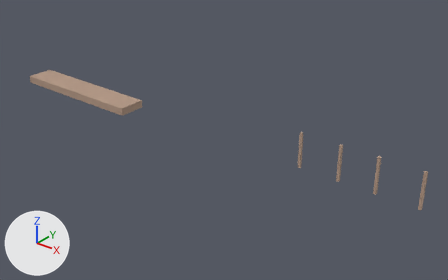
Renders of the OBJ model Assets/KongZuo/Art/KZ_OperaHouse_P0_V03/Models/05_Backstage__TIMBER_LIGHT.obj from each side of a commit.
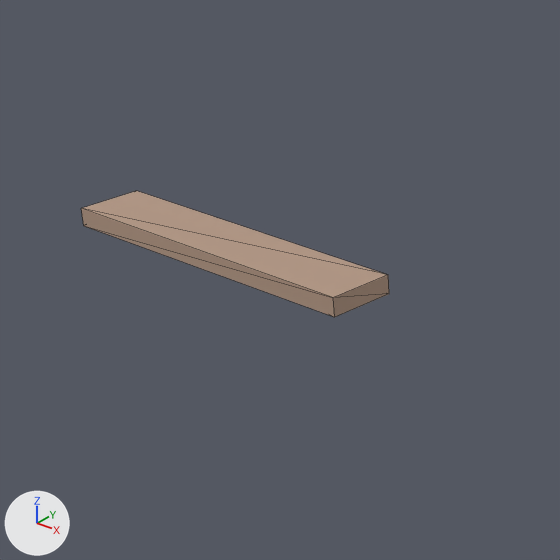
Each version appears first whole from a 50 mm camera at (8.31, -21.44, 6.17) aimed at (0.59, -11.79, 0.19), and next in a close-up on the part from 0% to 46% of the width and 0% to 73% of the height. The lights are fixed; the arrows at lower left show +X, +Y and +Z. The first two pictures are the older version. The close-ups show mesh edges as thin lines. Where no turn or scale is listed for an object, it has been applied to the vertices.

Before the edit, the objects in view are built like this:
```python
me_05_backstage__timber_light = bpy.data.meshes.new('05_Backstage__TIMBER_LIGHT')
me_05_backstage__timber_light.from_pydata(...)  # a box spanning x -5.36..-1.84, y -12.55..-11.9, z 0.37..0.55; a box spanning x 2.42..2.48, y -11.65..-11.6, z 0.07..0.86; a box spanning x 3.32..3.38, y -11.65..-11.6, z 0.07..0.86; a box spanning x 4.12..4.18, y -11.65..-11.6, z 0.07..0.86; a box spanning x 5.02..5.08, y -11.65..-11.6, z 0.07..0.86
me_05_backstage__timber_light.materials.append(mat_timber_light)  # beige #b39784
ob_05_backstage__timber_light = bpy.data.objects.new('05_Backstage__TIMBER_LIGHT', me_05_backstage__timber_light)
ob_05_backstage__timber_light.location = (0.0, 0.0, 0.0)
```
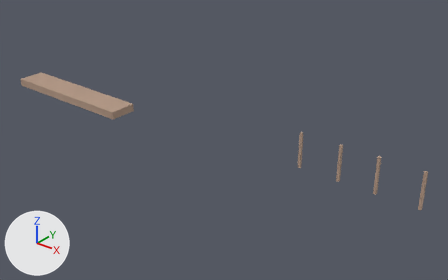
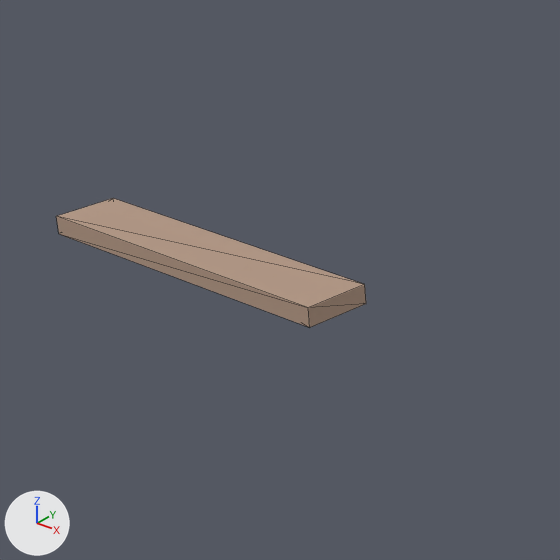
The newer file is also turned or shifted as a whole; pictures and numbers use the older file's frame.

Boxes [x1, y1, x2, y2] around the edits, measured in the close-ups (560 x 560 px):
'05_Backstage__TIMBER_LIGHT', reshaped
    before: [81, 191, 389, 317]
    after: [56, 198, 366, 327]

Edits to the bpy script that builds the scene:
```text
Change me_05_backstage__timber_light:
    used by ob_05_backstage__timber_light; location = (0.0, 0.0, 0.0)
    remove me_05_backstage__timber_light.from_pydata(...)  # 40 vertices, 60 faces; spans x -5.36..5.08, y -12.55..-11.6, z 0.07..0.86
    add me_05_backstage__timber_light.from_pydata(...)  # 40 vertices, 60 faces; spans x -5.36..5.08, y -12.83..-11.6, z 0.07..0.86
    me_05_backstage__timber_light part 1: the loose piece of 8 vertices spanning x -5.36..-1.84, y -12.55..-11.9, z 0.37..0.55 is moved by (0.0, -0.28, 0.0)
```
